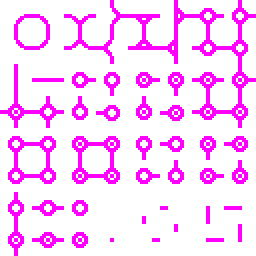
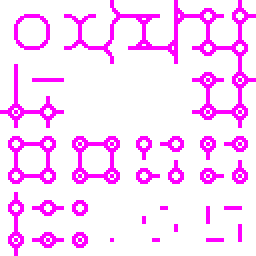
Before/after of a 256 × 256 layered artwork. What changed in the layer stack:
painted on "root Merged" over (72, 72, 184, 121)
